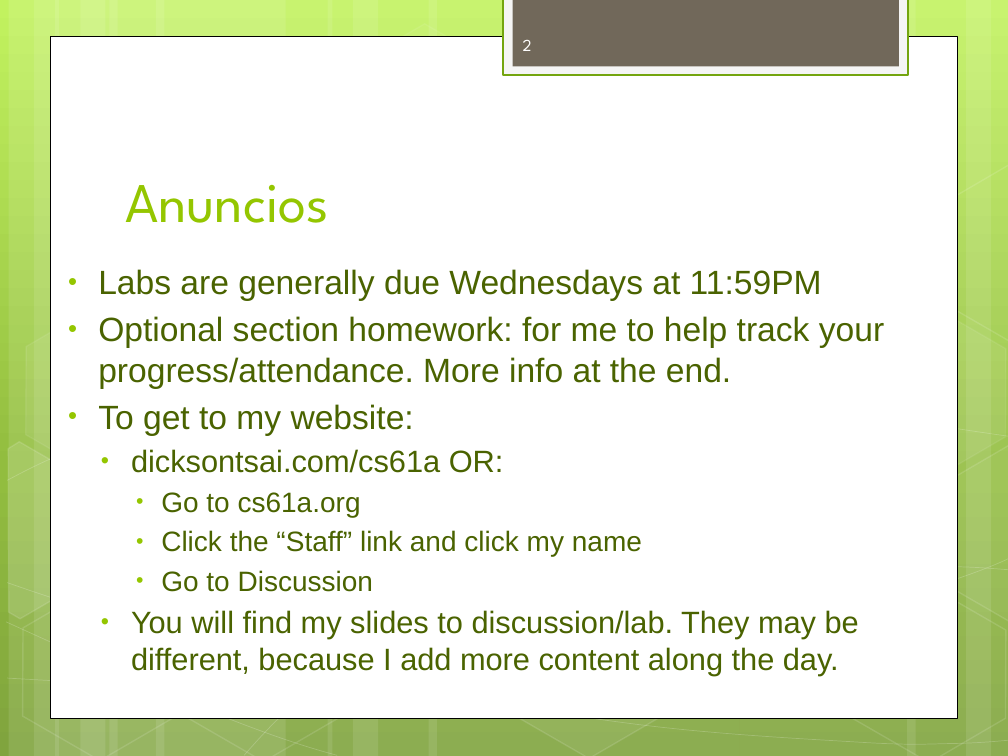
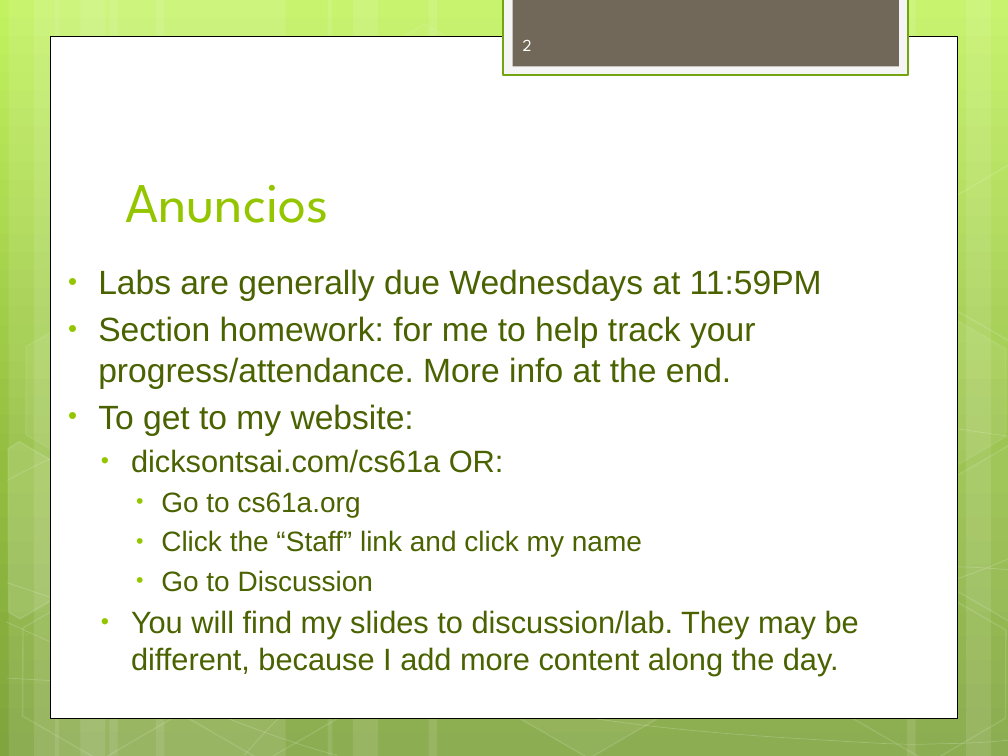
Before and after one commit to dicksontsai/dicksontsai.github.io, a slide deck: slide 2 of cs61a/discussion/disc1.pptx. Drawn at 1008x756 pixels with LibreOffice and Linux fonts; fonts in the diff are those of the drawing. Boxes give left, top, right and bottom in pixels: in the first picture for what was removed or moved away, otherwise in the second. Text is boxed around its words. In the diff, an @@ line names an element or a change of style, - is before the commit and + after.

```diff
--- a/cs61a/discussion/disc1.pptx
+++ b/cs61a/discussion/disc1.pptx
@@ text at (98, 316, 755, 389): text changed @@
-• Optional section homework: for me to help track your progress/attendance. More info at the end.
+• Section homework: for me to help track your progress/attendance. More info at the end.
```
Also in this commit, not shown: 2 other slides changed, 5 slides added, 6 other files.
